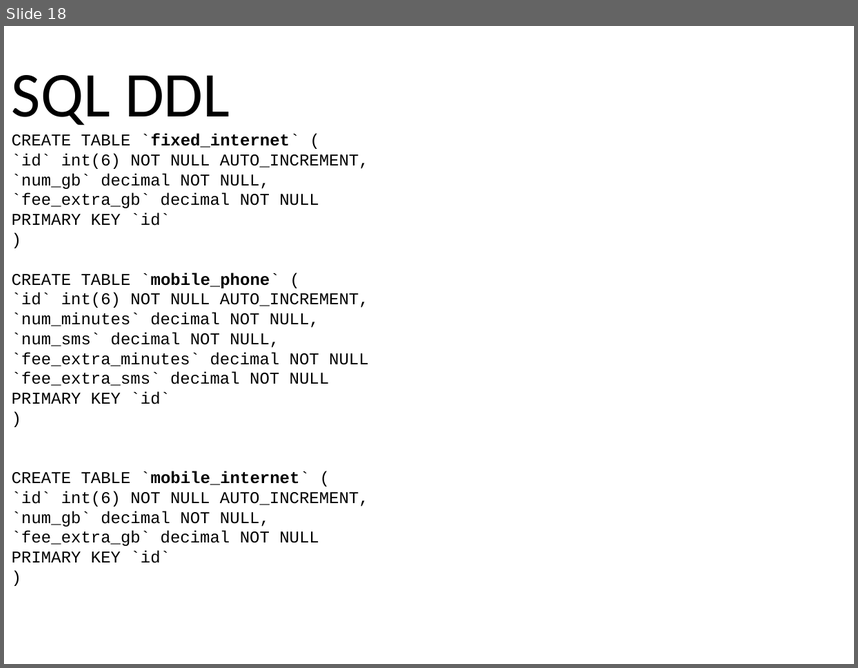
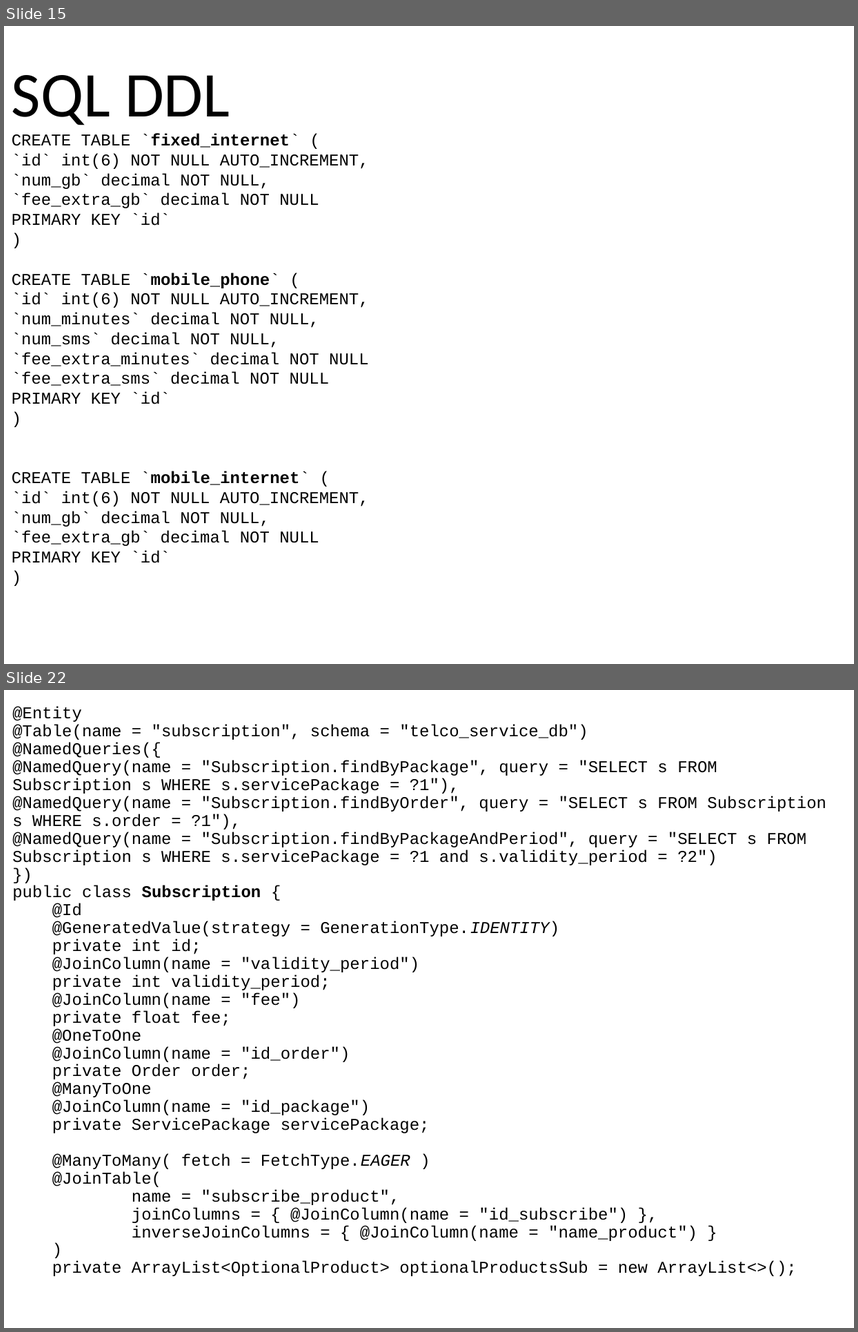
Before and after one commit to marcozetaa/TelcoService, a slide deck: UML/Presentation .pptx. Shown one above the other, each under a label of ours: slide 18 before the commit, slides 15 and 22 after it; the slides between them are not shown. The pictures are 858x668 and 858x1332 pixels, drawn with LibreOffice and Linux fonts; fonts in the diff are those of the drawing. Boxes give left, top, right and bottom in pixels: in the first picture for what was removed or moved away, otherwise in the second. Text is boxed around its words. In the diff, an @@ line names an element or a change of style, - is before the commit and + after.

Commit message:
Triggers and Tables fixed

```diff
--- a/UML/Presentation .pptx
+++ b/UML/Presentation .pptx
@@ slide 22 added at <box>4,690,854,1328</box>, background #FFFFFF @@
@@ text added at <box>12,707,826,1276</box>, 14 pt, text #000000 @@
+@Entity
+@Table(name = "subscription", schema = "telco_service_db")
+@NamedQueries({
+@NamedQuery(name = "Subscription.findByPackage", query = "SELECT s FROM Subscription s WHERE s.servicePackage = ?1"),
+@NamedQuery(name = "Subscription.findByOrder", query = "SELECT s FROM Subscription s WHERE s.order = ?1"),
+@NamedQuery(name = "Subscription.findByPackageAndPeriod", query = "SELECT s FROM Subscription s WHERE s.servicePackage = ?1 and s.validity_period = ?2")
+})
+public class Subscription {
+@Id
+@GeneratedValue(strategy = GenerationType.IDENTITY)
+private int id;
+@JoinColumn(name = "validity_period")
+private int validity_period;
+@JoinColumn(name = "fee")
+private float fee;
+@OneToOne
+@JoinColumn(name = "id_order")
+private Order order;
+@ManyToOne
+@JoinColumn(name = "id_package")
+private ServicePackage servicePackage;
+@ManyToMany( fetch = FetchType.EAGER )
+@JoinTable(
+name = "subscribe_product",
+joinColumns = { @JoinColumn(name = "id_subscribe") },
+inverseJoinColumns = { @JoinColumn(name = "name_product") }
+)
+private ArrayList<OptionalProduct> optionalProductsSub = new ArrayList<>();
@@ what was slide 18 is now slide 15 @@
```
Also in this commit, not shown: 5 slides changed, 9 other slides added, 11 slides removed, 6 other files.
